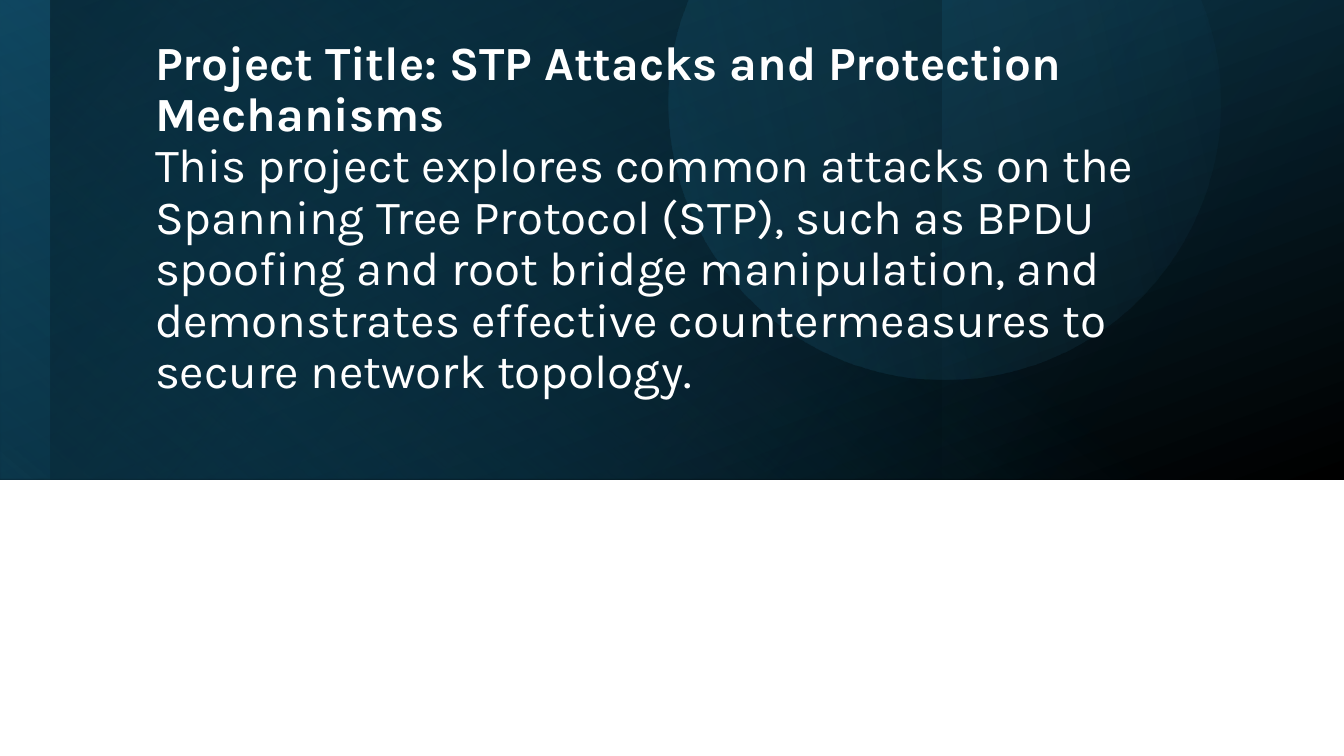
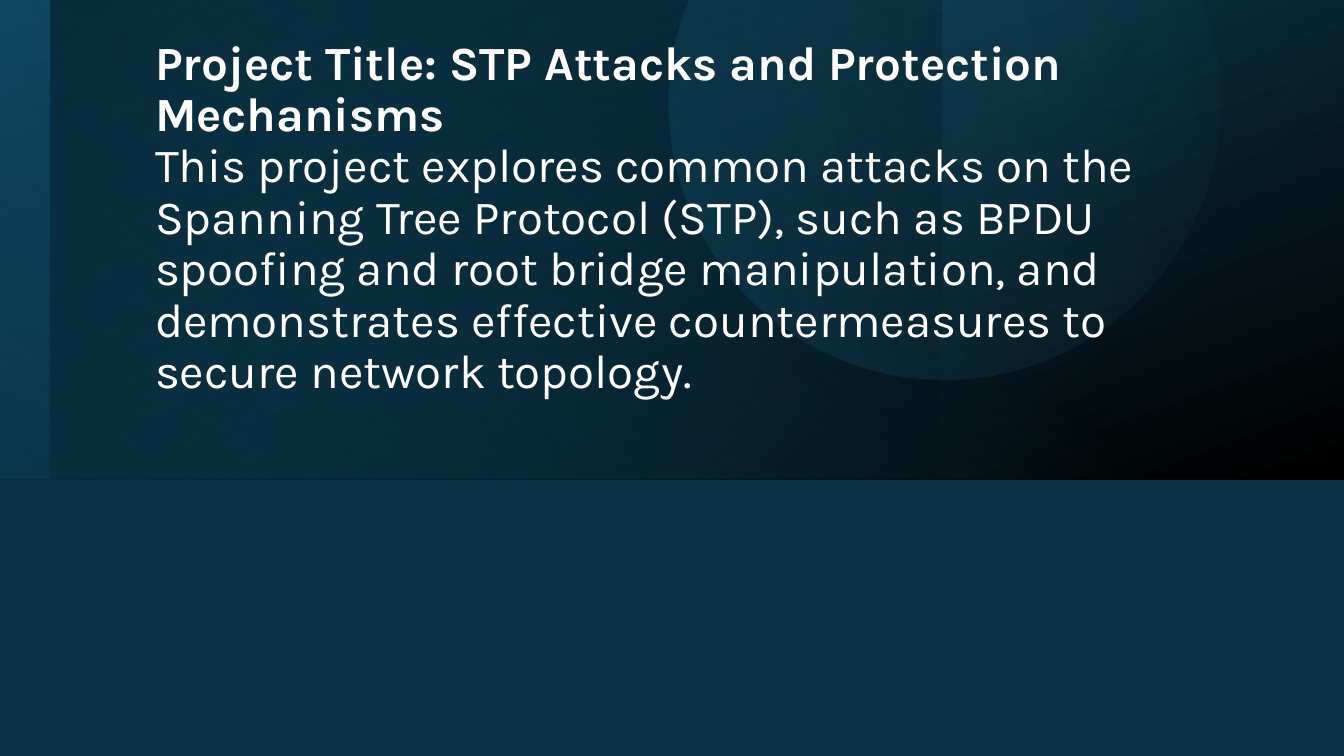
Before and after one commit to Eitan-Ben-Ari/Eitans_repo, a slide deck: slide 1 of Bpdu Spoofing Project/Slide.pptx. Drawn at 1344x756 pixels with LibreOffice and Linux fonts; fonts in the diff are those of the drawing. Boxes give left, top, right and bottom in pixels: in the first picture for what was removed or moved away, otherwise in the second. Text is boxed around its words. In the diff, an @@ line names an element or a change of style, - is before the commit and + after.

Commit message:
STP PROJECT and edit files

```diff
--- a/Bpdu Spoofing Project/Slide.pptx
+++ b/Bpdu Spoofing Project/Slide.pptx
@@ background #FFFFFF to #0B3041 @@
```
Also in this commit, not shown: 5 other slides changed, 6 slides added, 1 slide removed, 8 other files.
